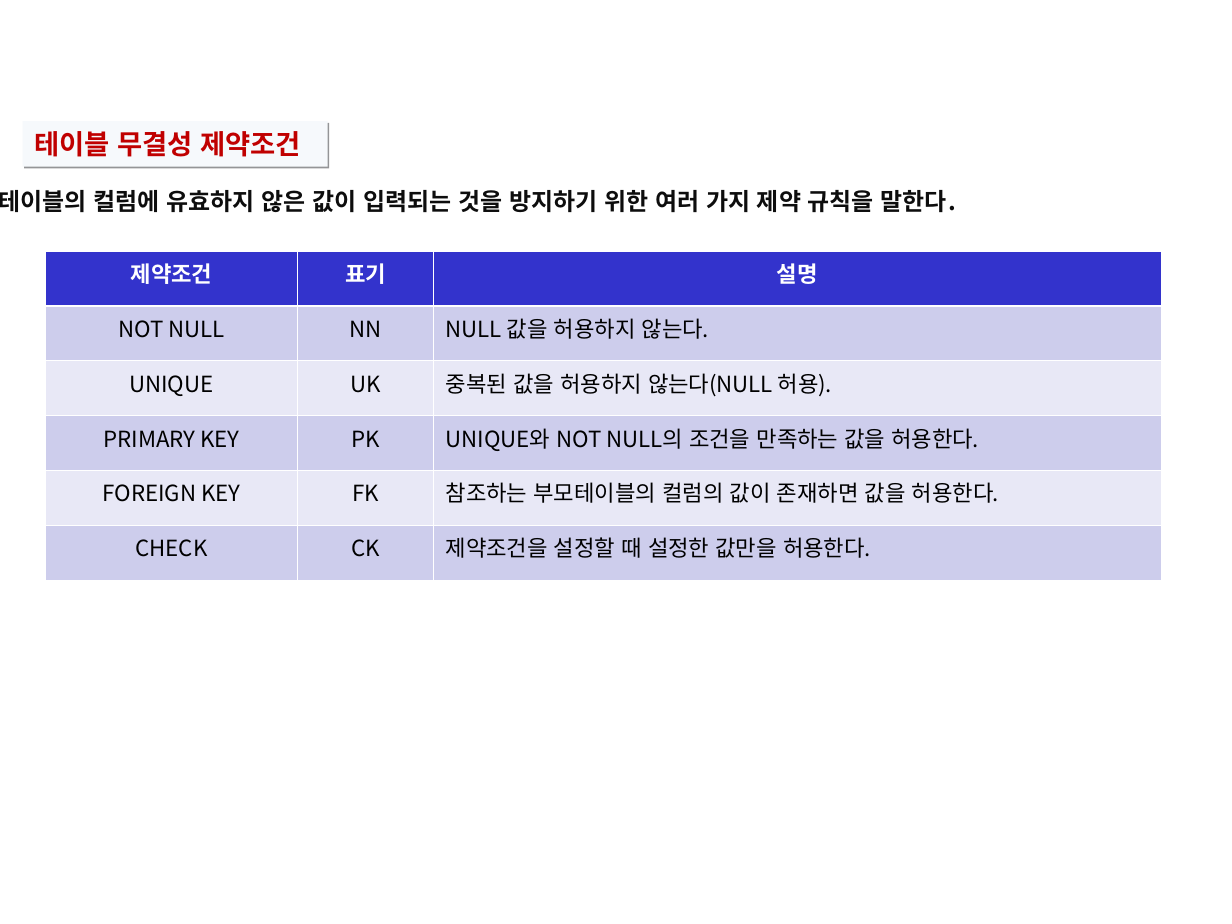
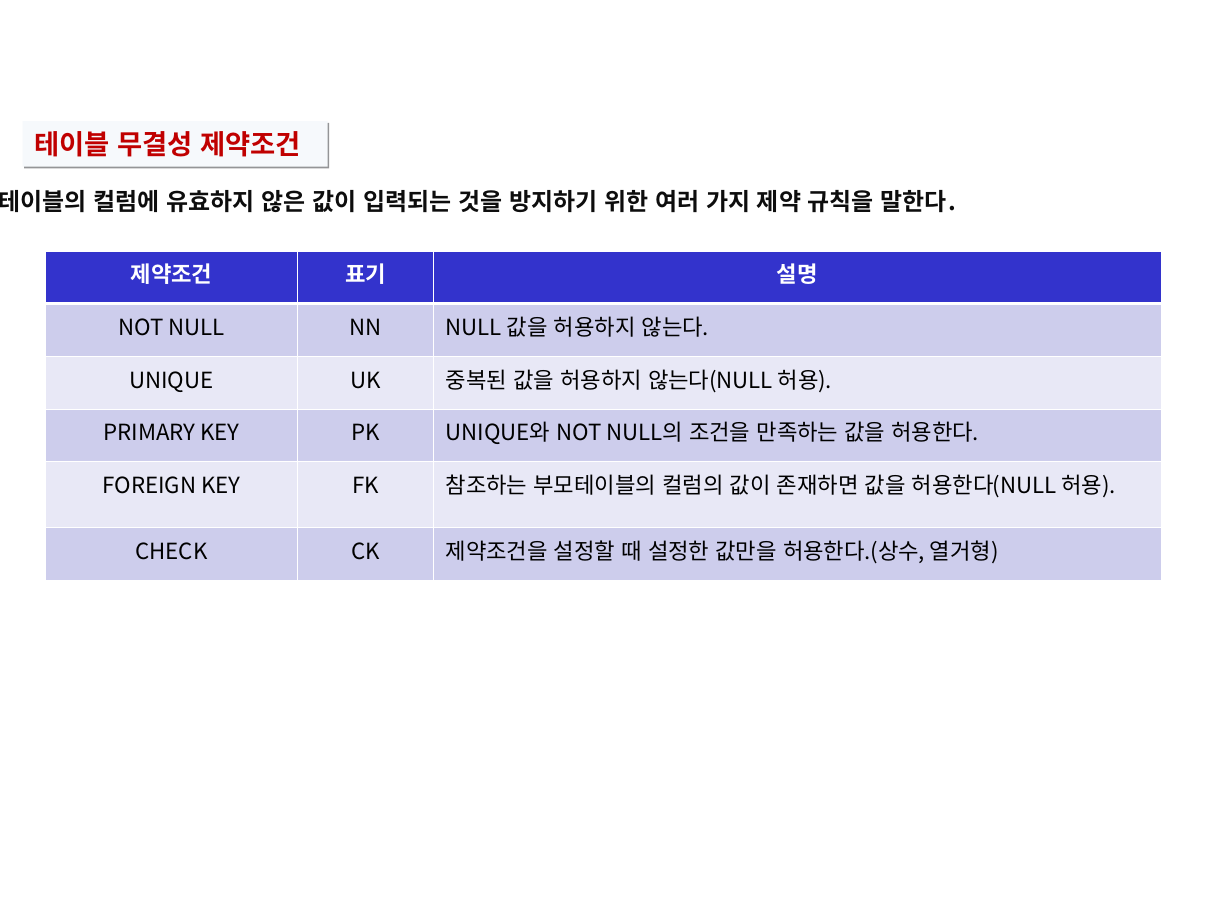
Before and after one commit to hojinWoo/eduagain, a slide deck: slide 3 of 2. DB/lecture/07. DML과 TCL.ppt. Drawn at 1232x924 pixels with LibreOffice and Linux fonts; fonts in the diff are those of the drawing. Boxes give left, top, right and bottom in pixels: in the first picture for what was removed or moved away, otherwise in the second. Text is boxed around its words. In the diff, an @@ line names an element or a change of style, - is before the commit and + after.

```diff
--- a/2. DB/lecture/07. DML과 TCL.ppt
+++ b/2. DB/lecture/07. DML과 TCL.ppt
@@ table at (x1=46, y1=251, x2=1162, y2=580) @@
-row 5, column 3: 참조하는 부모테이블의 컬럼의 값이 존재하면 값을 허용한다.
+row 5, column 3: 참조하는 부모테이블의 컬럼의 값이 존재하면 값을 허용한다(NULL 허용).
-row 6, column 3: 제약조건을 설정할 때 설정한 값만을 허용한다.
+row 6, column 3: 제약조건을 설정할 때 설정한 값만을 허용한다.(상수, 열거형)
```
Also in this commit, not shown: 5 other files.
